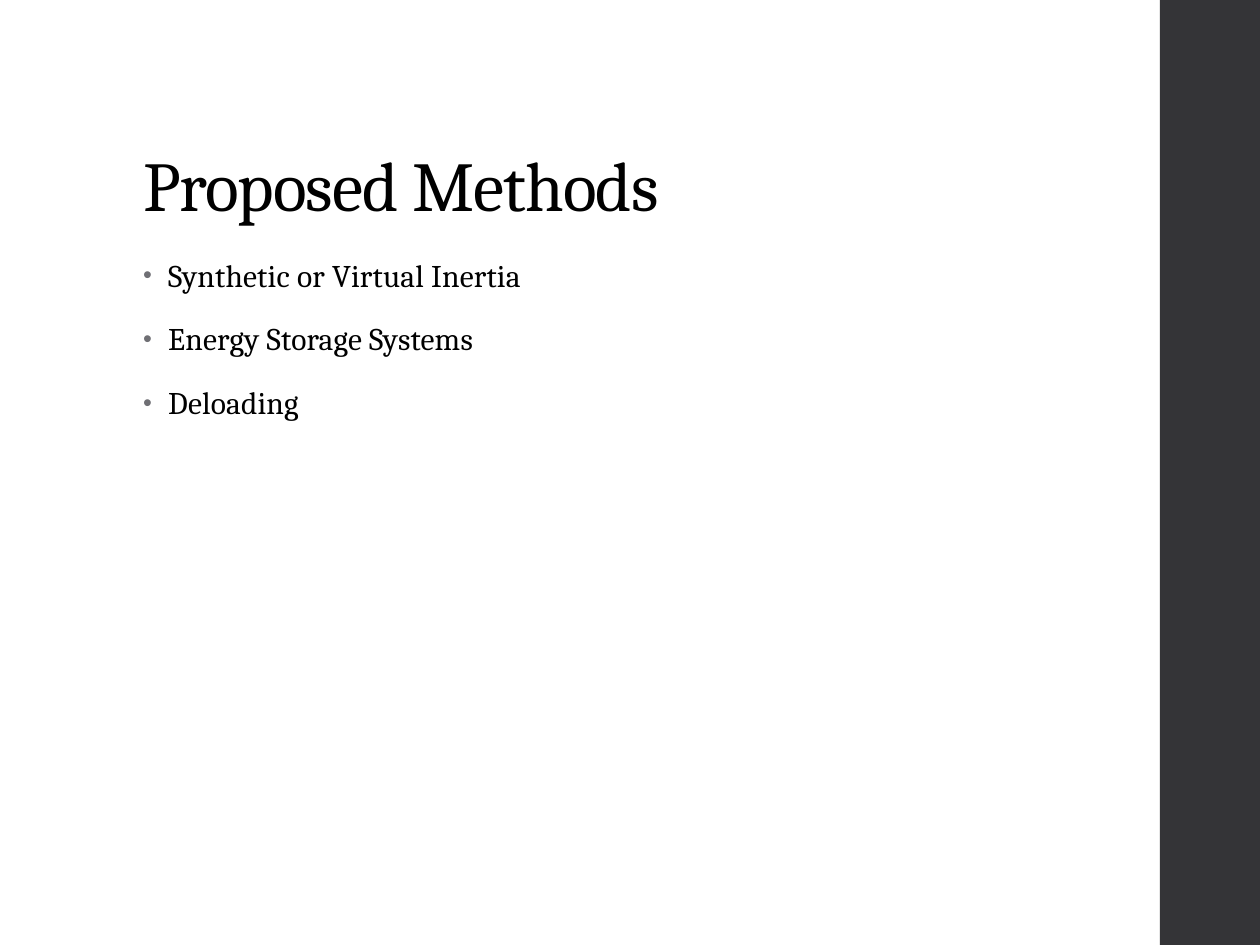
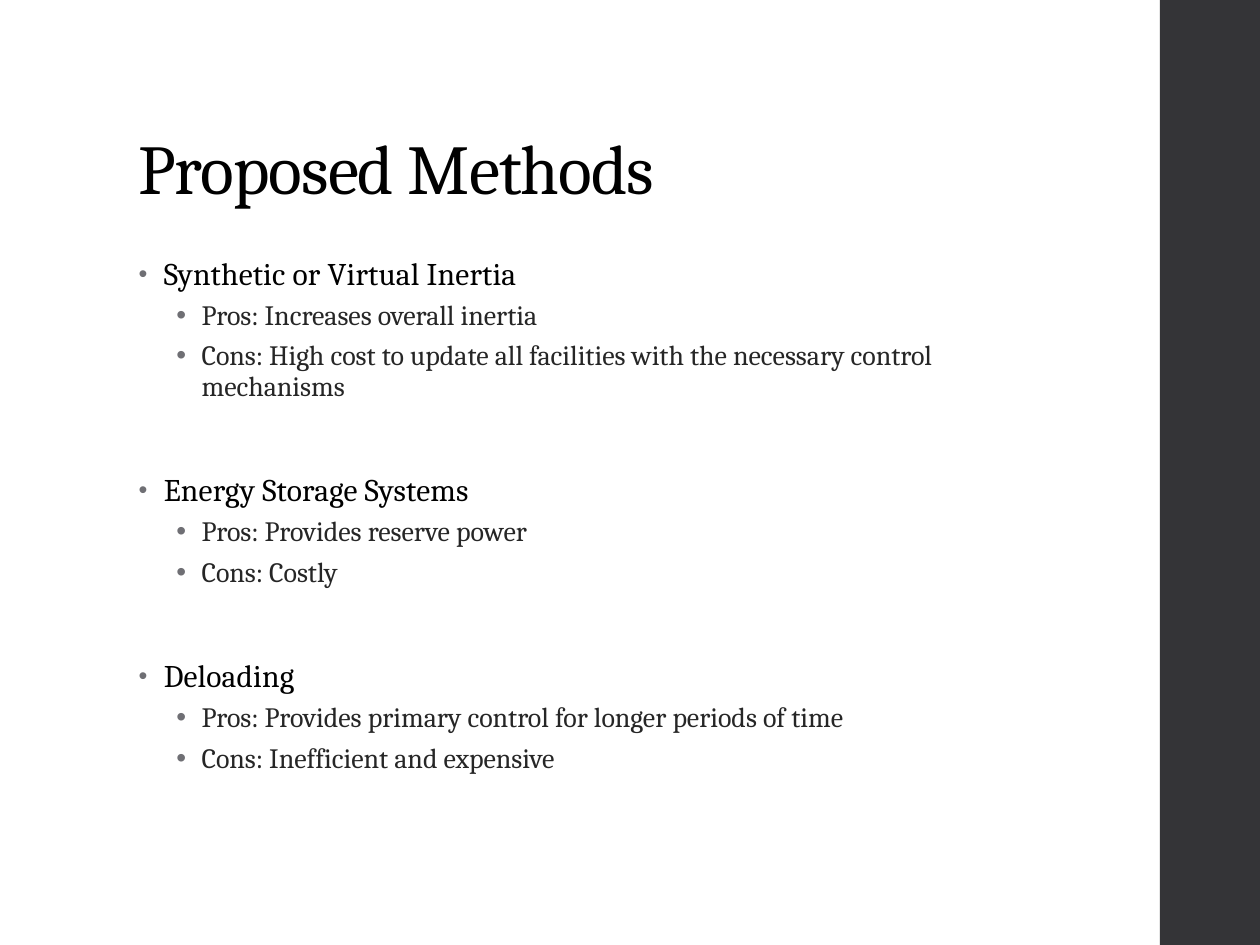
Before and after one commit to mswan96/SUPERB, a slide deck: slide 15 of Literature Review.pptx (slide 18 before the commit). Drawn at 1260x945 pixels with LibreOffice and Linux fonts; fonts in the diff are those of the drawing. Boxes give left, top, right and bottom in pixels: in the first picture for what was removed or moved away, otherwise in the second. Text is boxed around its words. In the diff, an @@ line names an element or a change of style, - is before the commit and + after.

```diff
--- a/Literature Review.pptx
+++ b/Literature Review.pptx
@@ title "Proposed Methods": place and size @@
-title "Proposed Methods" at [143,162,658,226]
+title "Proposed Methods" at [139,145,654,209]
@@ text at [202,305,932,396]: paragraphs added @@
+  • Pros: Increases overall inertia
+  • Cons: High cost to update all facilities with the necessary control mechanisms
@@ text at [202,521,527,588]: paragraphs added @@
+  • Pros: Provides reserve power
+  • Cons: Costly
@@ text at [202,707,843,774]: paragraphs added @@
+  • Pros: Provides primary control for longer periods of time
+  • Cons: Inefficient and expensive
```
Also in this commit, not shown: 12 other slides changed, 6 slides removed, 1 other file.
